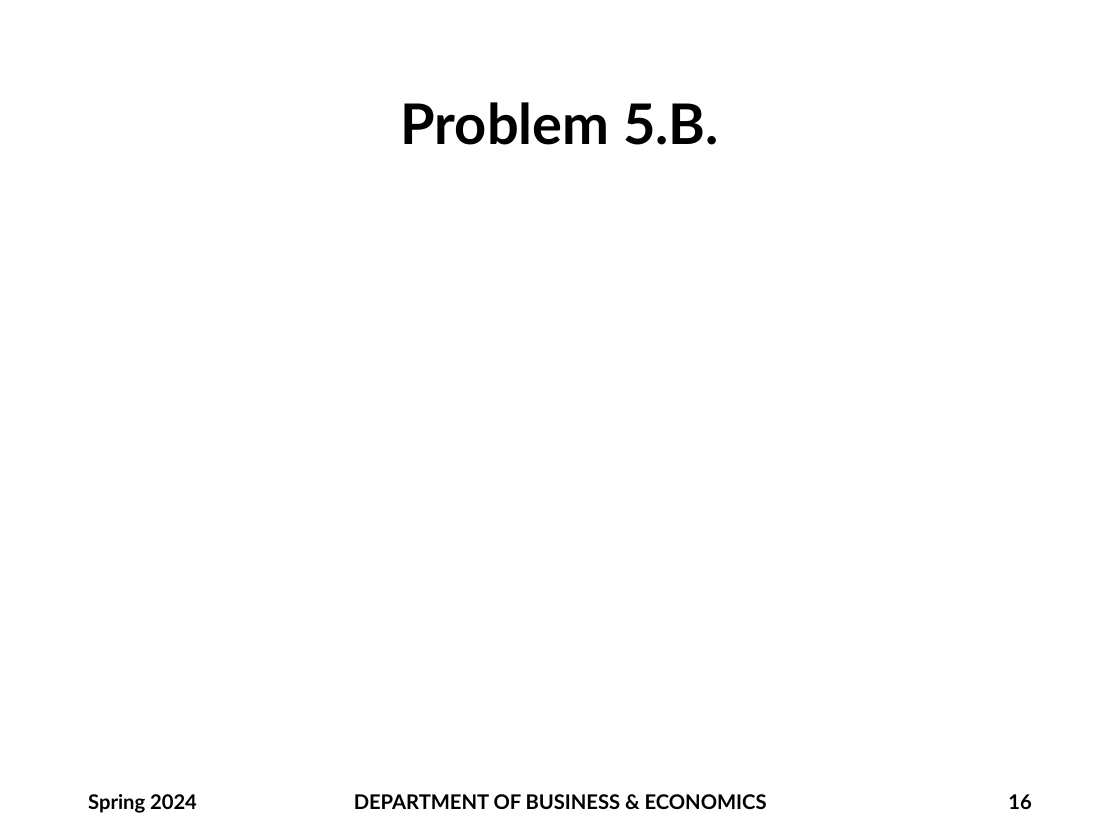
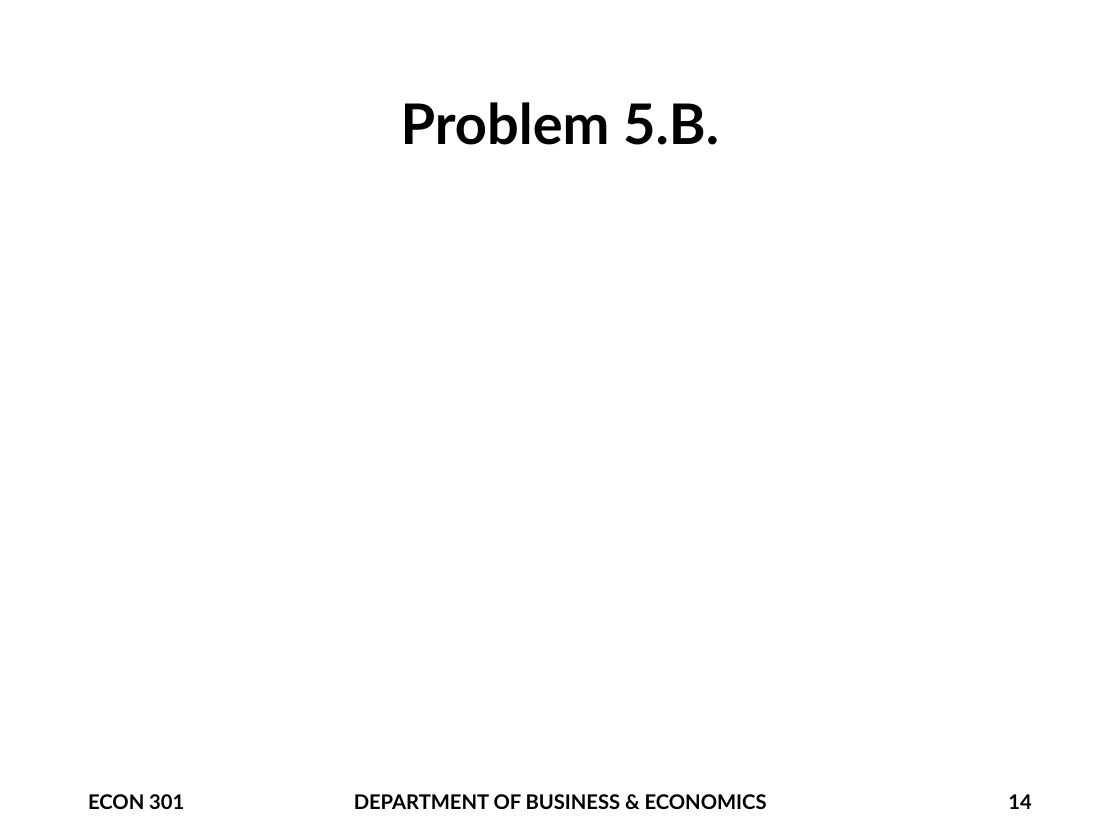
Before and after one commit to brianhwpark/brianhwpark.github.io, a slide deck: slide 14 of files/teaching-resources/monmouthcollege-econ-301/econ-301-final/ECON301-S2024-PracticeFinal-RECAP.pptx (slide 16 before the commit). Drawn at 1120x840 pixels with LibreOffice and Linux fonts; fonts in the diff are those of the drawing; grey boxes stand for pictures; background and template pictures are left out. Boxes give left, top, right and bottom in pixels: in the first picture for what was removed or moved away, otherwise in the second. Text is boxed around its words. In the diff, an @@ line names an element or a change of style, - is before the commit and + after.

```diff
--- a/files/teaching-resources/monmouthcollege-econ-301/econ-301-final/ECON301-S2024-PracticeFinal-RECAP.pptx
+++ b/files/teaching-resources/monmouthcollege-econ-301/econ-301-final/ECON301-S2024-PracticeFinal-RECAP.pptx
@@ text at (88,794,184,809): text changed @@
-Spring 2024
+ECON 301
@@ page number at (1008,794,1031,809): text changed @@
-16
+14
```
Also in this commit, not shown: 13 other slides changed, 2 slides removed, 12 other files.
